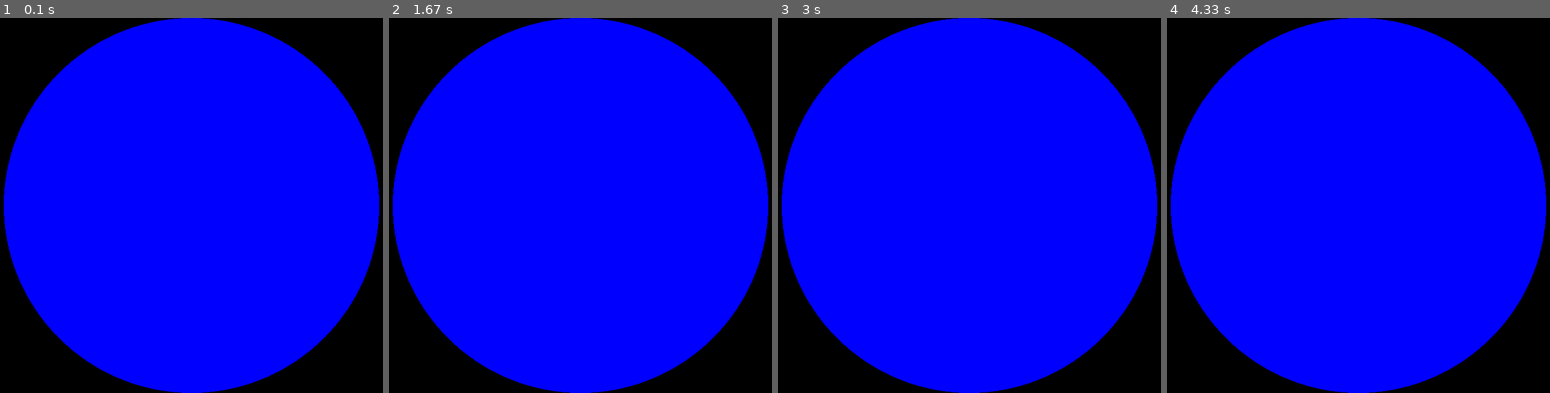
Above: before the commit, frames 1-4 (left to right).
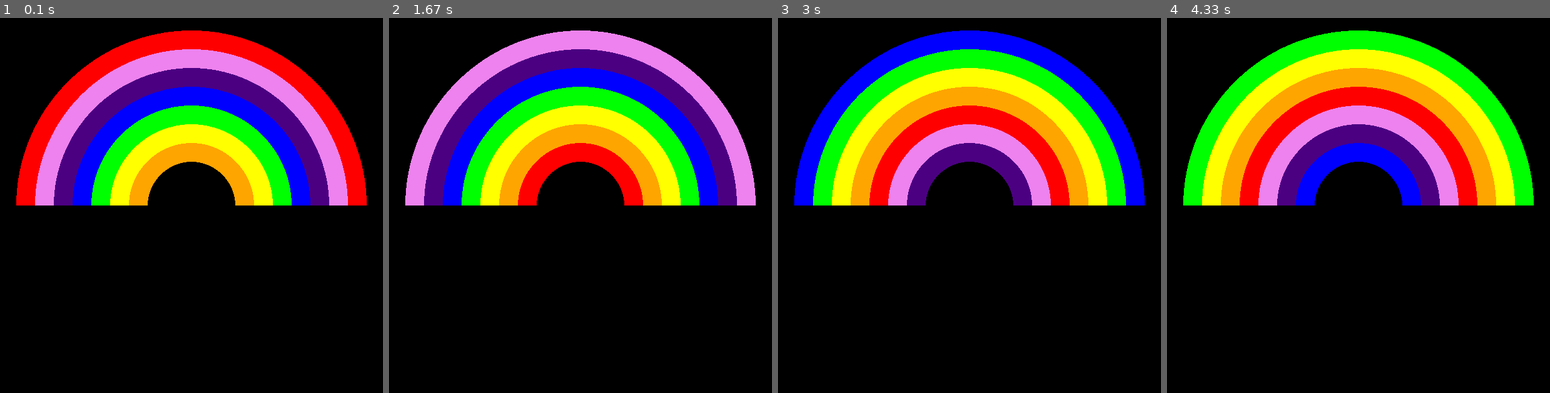
Above: after the commit, the same moments.

Repository: shurikkuzmin/ProgrammingCourse2025
Game: pygame game, started from rainbow.py
Same seed, same stepped clock (60 frames per second), same inputs: the game is played once before the commit and once after it.
Inputs:
- Up to frame 1 (0.1 s): no input
- Up to frame 2 (1.67 s): no input
- Up to frame 3 (3 s): no input
- Up to frame 4 (4.33 s): no input

The runs differ from the first frame. In frame 1, 72% of the frame differs, in the area x 0-100%, y 0-100%; in frame 2, 72%; in frame 3, 70%; in frame 4, 75%.

Commit message:
Rainbow example is done.

Diff:
--- a/rainbow.py
+++ b/rainbow.py
@@ -18,10 +18,13 @@
         if event.type == pygame.QUIT:
             running = False
 
-    pygame.draw.circle(screen, "blue", (size_x // 2, size_y // 2),
-        300)
+    colors = colors[1:] + [colors[0]]
+    for i in range(len(colors)):
+        pygame.draw.circle(screen, colors[i], (size_x // 2, size_y // 2),
+        100 + i * 30, 30, draw_top_left=True, draw_top_right=True)
+
     pygame.display.flip()
-    clock.tick(60)
+    clock.tick(4)
 
 
 pygame.quit()
